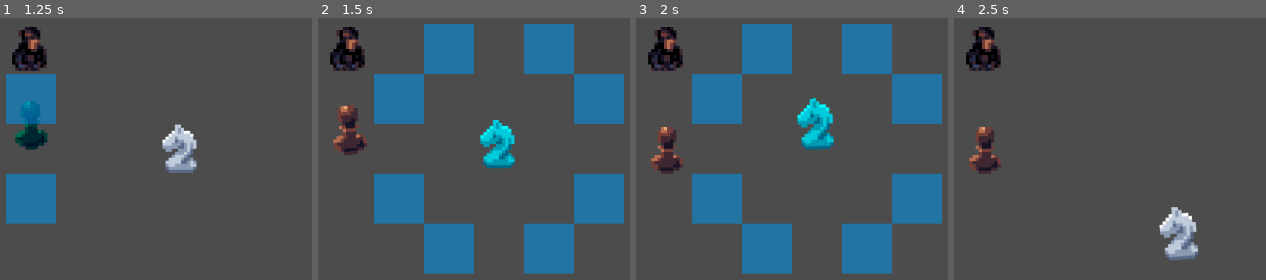
Above: before the commit, frames 1-4 (left to right).
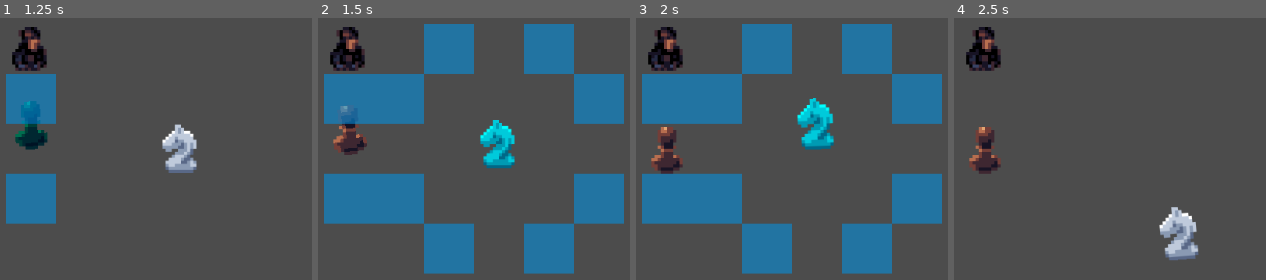
Above: after the commit, the same moments.

Repository: stealthio/Kings-Pawn
Game: Godot game, scene res://Game.tscn
Same seed, same stepped clock (60 frames per second), same inputs: the game is played once before the commit and once after it. The project has no main scene, so this scene is started directly.
Inputs (mouse positions are in pixels of both pictures, inside the frame that each line leads up to):
- Up to frame 1 (1.25 s): tap Enter at 0.5 s; move the mouse to (31, 149) at 0.52 s; click (31, 149) at 0.6 s
- Up to frame 2 (1.5 s): move the mouse to (498, 149) at 1.27 s; click (498, 149) at 1.35 s
- Up to frame 3 (2 s): no input
- Up to frame 4 (2.5 s): move the mouse to (1184, 248) at 2.02 s; click (1184, 248) at 2.1 s

Frame 1 is identical in both runs. In frame 2, 6.1% of the frame differs, in the area x 1-18%, y 21-79%; in frame 3, 6.1%; in frame 4, nothing differs.

Commit message:
Addition of Additon variable

Diff:
--- a/Scripts/Figure.gd
+++ b/Scripts/Figure.gd
@@ -2,6 +2,7 @@
 
 export var movement = Vector2(0,1)
 export var inversion = true # Allow the axis to be exchanged?
+export var addition = false # Allow the Axis to be added to each other
 var selected = false setget setSelected
 var _mouse_inside = false
 var _tpos = null
@@ -22,7 +23,7 @@
 		$AnimationPlayer.play("PickedUp")
 	$Sprite.self_modulate = Color.aqua if selected else Color.white
 	if selected:
-		Helper.show_available_cells(global_position, movement, inversion, self)
+		Helper.show_available_cells(global_position, movement, inversion, addition, self)
 	elif _mouse_inside:
 		$AnimationPlayer.play("PutDown")
 		Helper.clear_available_cells()
--- a/Scripts/Helper.gd
+++ b/Scripts/Helper.gd
@@ -29,14 +29,19 @@
 
 # Expects an actual position (e.g. 420, 69) and a relative movement vector (e.g. 1, 2) for the movable cells
 # It will display a blue overlay at all the possible positions the player may move
-func show_available_cells(origin_pos : Vector2, movement_vector : Vector2, inversion: bool, object_reference):
-	clear_available_cells()
+func show_available_cells(origin_pos : Vector2, movement_vector : Vector2, inversion: bool, addition: bool, object_reference):
 	# Calculate all normal possible positions
 	var possible_positions = _get_positions_from_vec(origin_pos, movement_vector, grid_size)
 
 	# Calculate all inverted possible positions
 	if inversion:
 		movement_vector = Vector2(movement_vector.y, movement_vector.x)
+		possible_positions.append_array(_get_positions_from_vec(origin_pos, movement_vector, grid_size))
+
+	if addition:
+		movement_vector = Vector2(movement_vector.x, 0)
+		possible_positions.append_array(_get_positions_from_vec(origin_pos, movement_vector, grid_size))
+		movement_vector = Vector2(0,movement_vector.y)
 		possible_positions.append_array(_get_positions_from_vec(origin_pos, movement_vector, grid_size))
 
 	for pos in possible_positions:
@@ -46,7 +51,6 @@
 		get_tree().root.get_node("Game").add_child(s)
 		s.global_position = pos
 		s.check_position()
-
 # check if a position is free
 # returns 0 if free
 # 1 if ally
